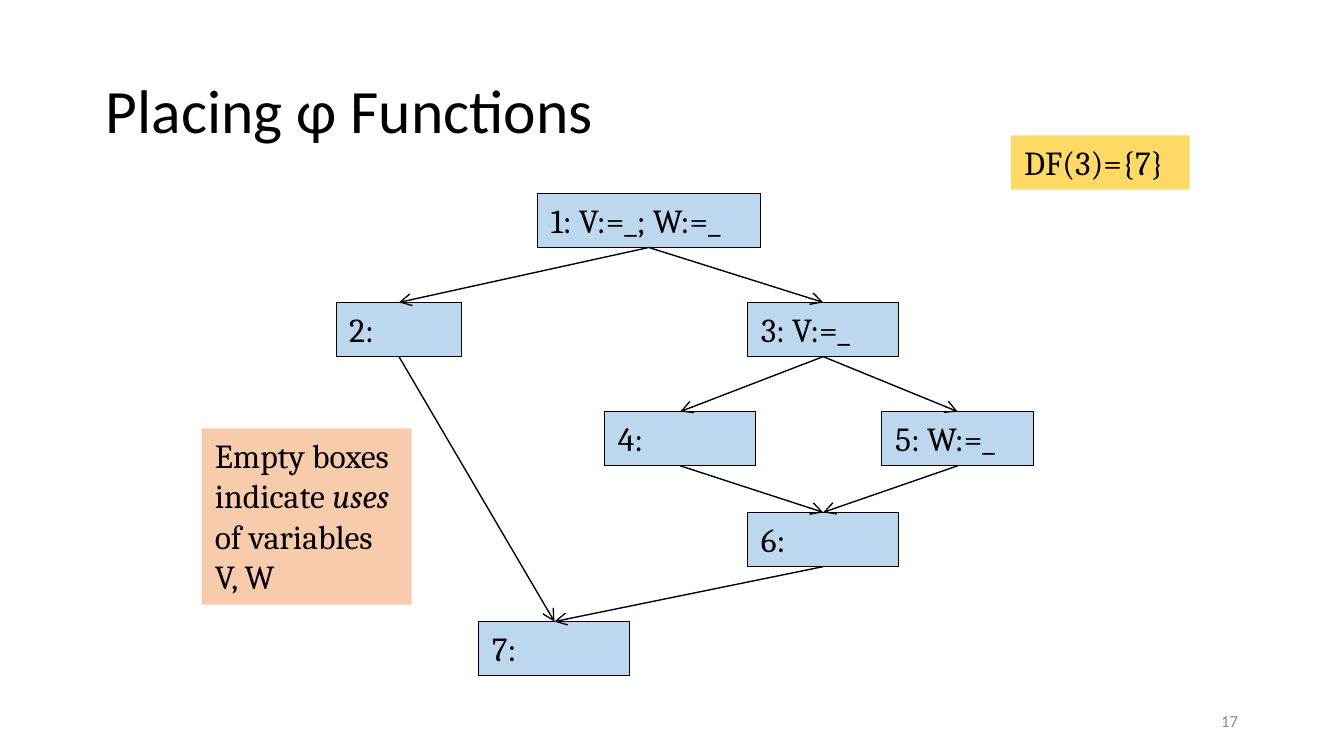
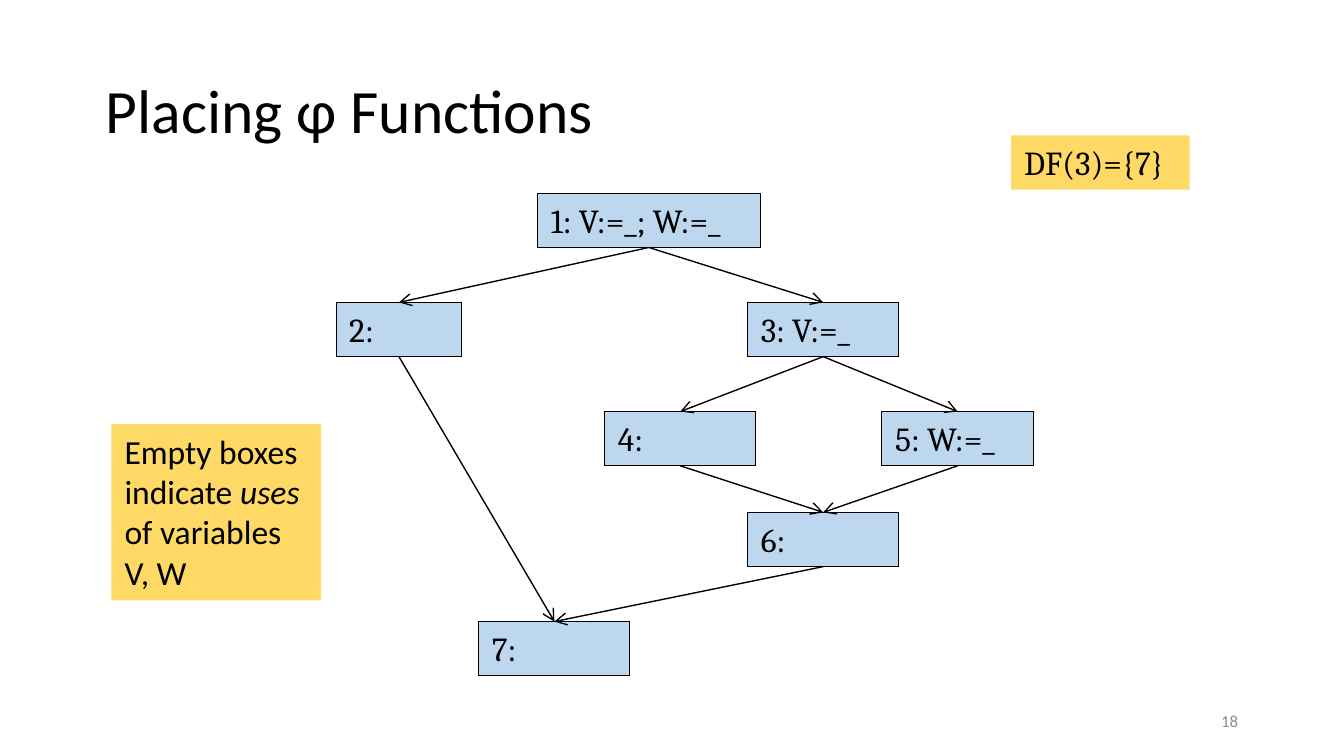
Before and after one commit to anoopsarkar/compilers-class, a slide deck: slide 18 of assets/ppt/codegen/ssaform2.pptx (slide 17 before the commit). Drawn at 1344x756 pixels with LibreOffice and Linux fonts; fonts in the diff are those of the drawing. Boxes give left, top, right and bottom in pixels: in the first picture for what was removed or moved away, otherwise in the second. Text is boxed around its words. In the diff, an @@ line names an element or a change of style, - is before the commit and + after.

```diff
--- a/assets/ppt/codegen/ssaform2.pptx
+++ b/assets/ppt/codegen/ssaform2.pptx
@@ rectangle "Empty boxes indicate uses of ...": place and size @@
-rectangle "Empty boxes indicate uses of ..." at [202,429,411,605]
+rectangle "Empty boxes indicate uses of ..." at [112,425,321,601]
@@ rectangle "Empty boxes indicate uses of ..." at [112,425,321,601]: font Cambria to Calibri; fill #F8CBAD to #FFD966 @@
@@ page number at [1221,715,1238,727]: text changed @@
-17
+18
```
Also in this commit, not shown: 11 other slides changed, 2 slides added, 4 other files.
